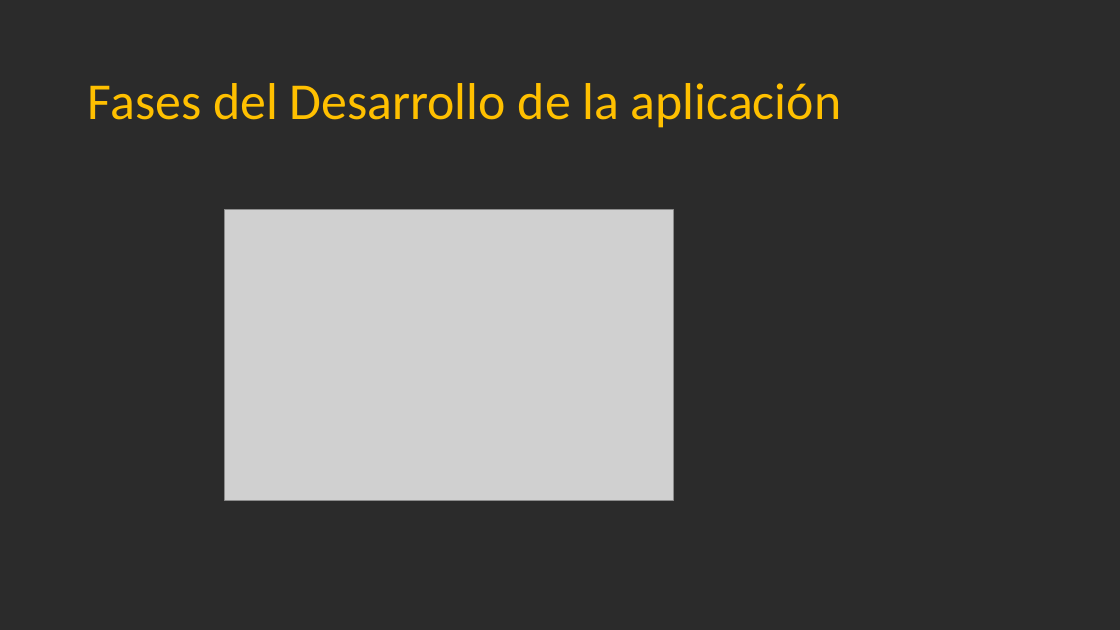
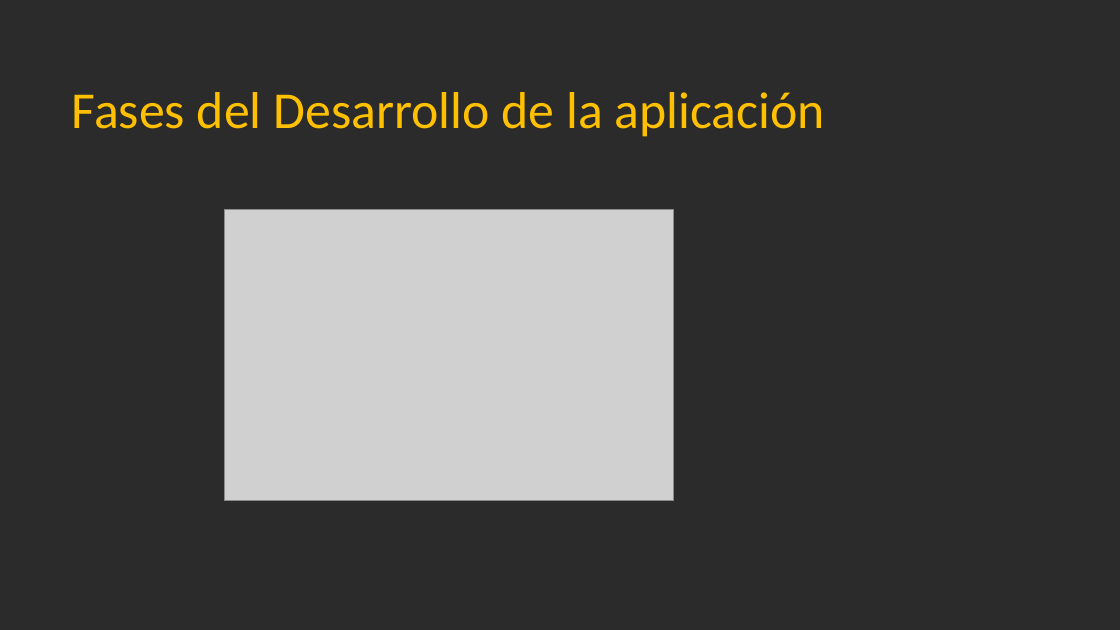
Before and after one commit to Jandycon/PROYECTOAPP, a slide deck: slide 5 of DidaktikApp.pptx. Drawn at 1120x630 pixels with LibreOffice and Linux fonts; fonts in the diff are those of the drawing; grey boxes stand for pictures; background and template pictures are left out; a plain dark background stands for a picture behind light text. Boxes give left, top, right and bottom in pixels: in the first picture for what was removed or moved away, otherwise in the second. Text is boxed around its words. In the diff, an @@ line names an element or a change of style, - is before the commit and + after.

```diff
--- a/DidaktikApp.pptx
+++ b/DidaktikApp.pptx
@@ text "Fases del Desarrollo de la ...": place and size @@
-text "Fases del Desarrollo de la ..." at [88, 83, 841, 128]
+text "Fases del Desarrollo de la ..." at [72, 92, 825, 137]
```
Also in this commit, not shown: 3 other slides changed.
